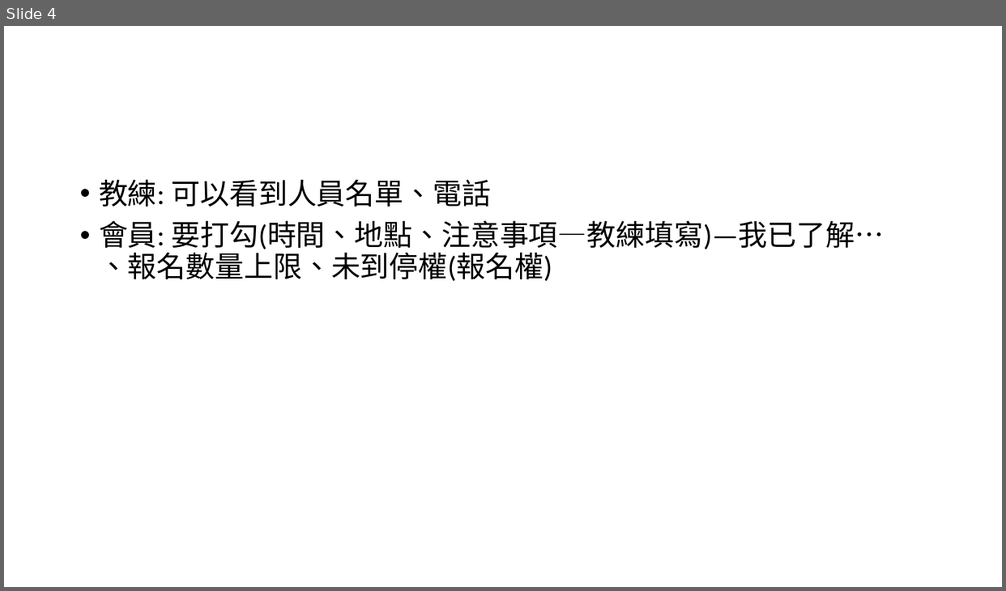
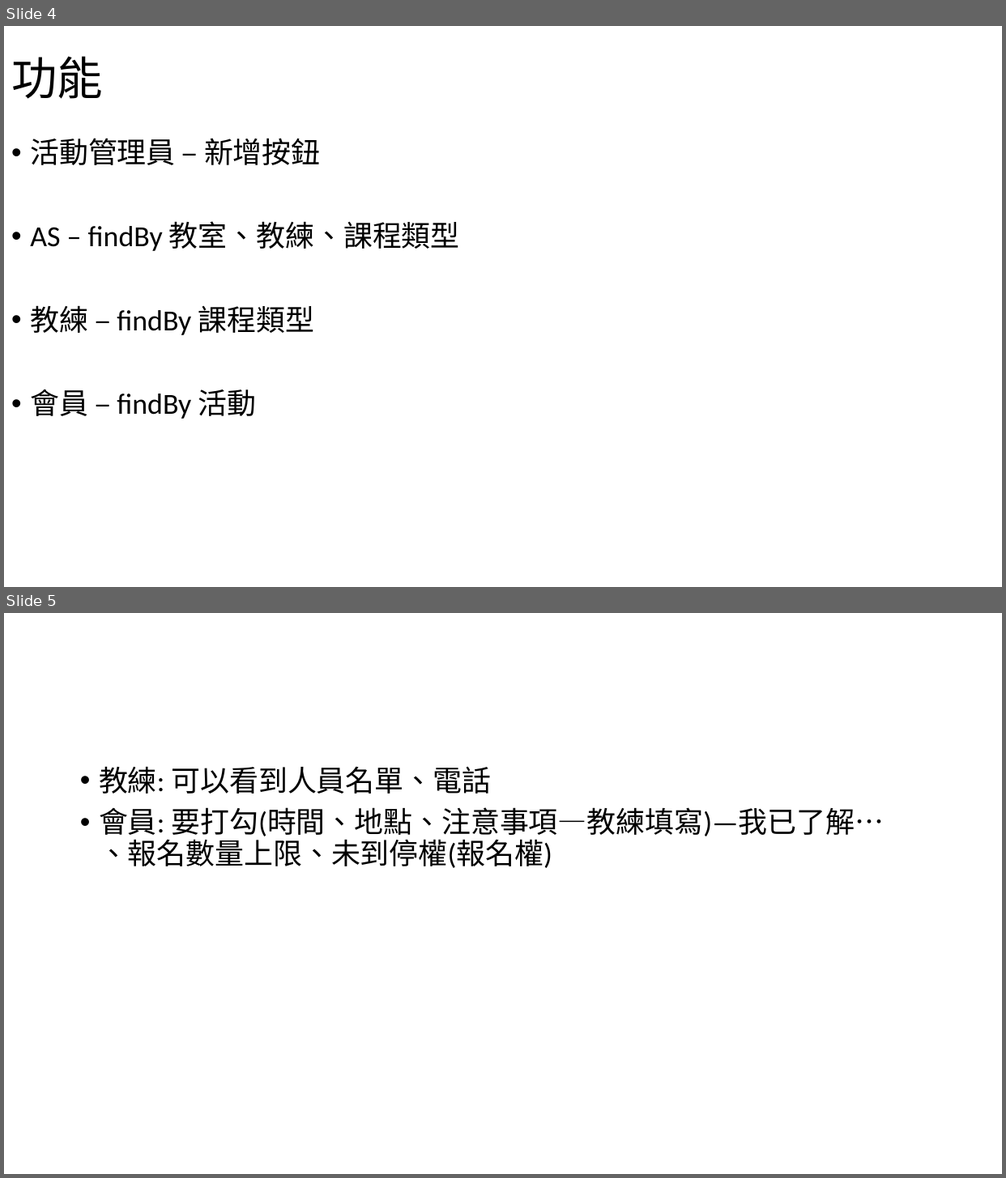
Before and after one commit to YangYangCode/Java_study_project, a slide deck: other/專題.pptx. Shown one above the other, each under a label of ours: slide 4 before the commit, slides 4 and 5 after it. The pictures are 1006x591 and 1006x1178 pixels, drawn with LibreOffice and Linux fonts; fonts in the diff are those of the drawing. Boxes give left, top, right and bottom in pixels: in the first picture for what was removed or moved away, otherwise in the second. Text is boxed around its words. In the diff, an @@ line names an element or a change of style, - is before the commit and + after.

Commit message:
@Repository - Optional<> findBy

```diff
--- a/other/專題.pptx
+++ b/other/專題.pptx
@@ slide 4 added at [4, 26, 1002, 587], background #FFFFFF @@
@@ title added at [11, 56, 103, 99], 44 pt, text #000000 @@
+功能
@@ text added at [30, 138, 460, 419], 28 pt, text #000000 @@
+• 活動管理員 – 新增按鈕
+• AS – findBy 教室、教練、課程類型
+• 教練 – findBy 課程類型
+• 會員 – findBy 活動
@@ what was slide 4 is now slide 5 @@
```
Also in this commit, not shown: 1 slide removed, 14 other files.
